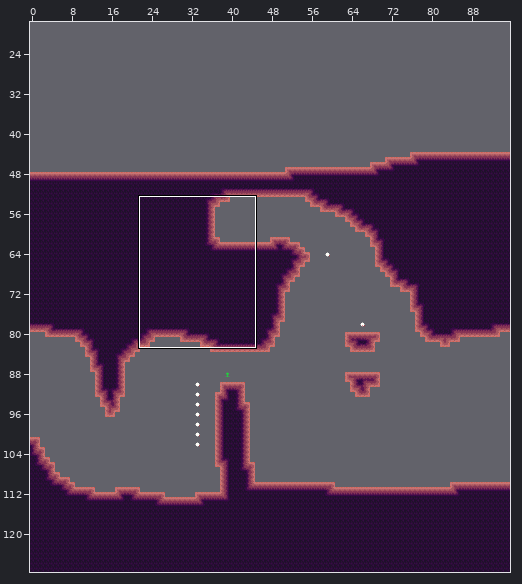
One commit to this Tiled map: mapping_tools/tilemaps/dirt2.tmx. The first picture is a wide view before the edit; the outline marks the close-up.
Close-up. Earlier state:
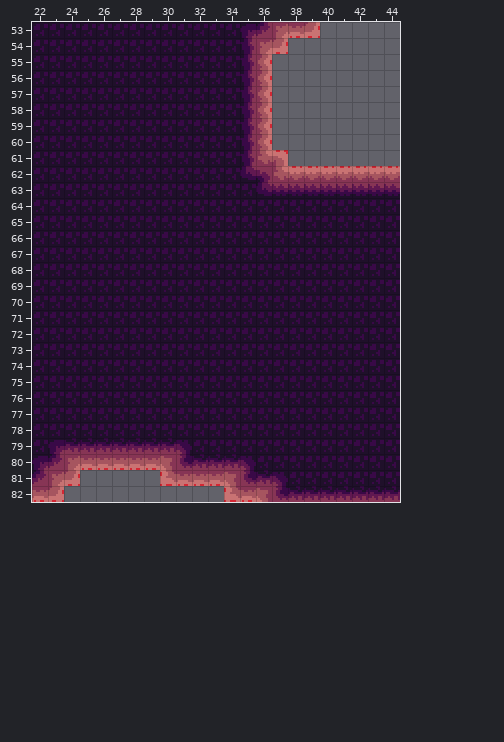
Cells are 8x8 px. Shown: x 22..44, y 53..82. The commit also changed other parts of the map, which this record leaves out.
The same view after the edit:
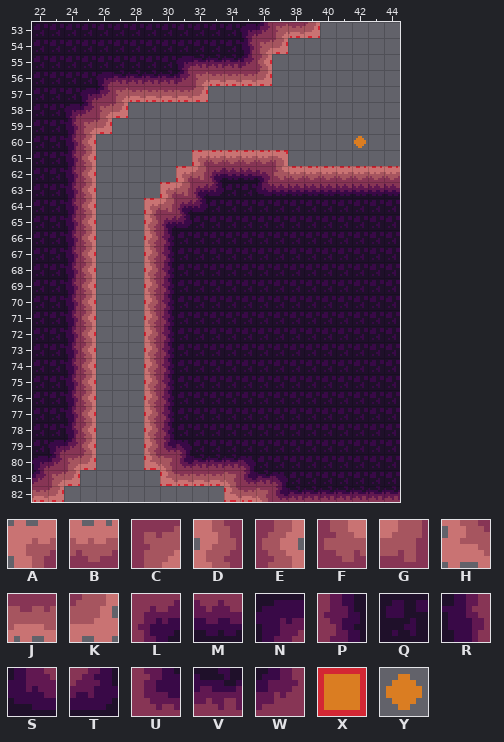
Key: from "dirt": A 0, B 1, C 3, D 13, E 15, F 16, G 17, H 26, J 27, K 28, L 49, M 50, N 60, P 62, Q 63, R 64, S 73, T 74, U 75, V 76, W 77; from "tools": X 1 "ground", Y 13.
_ is an empty cell, # one hidden under a higher layer.
The exact change:
Layer "entity":
y 60: x 42 _ -> Y
Layer "draft":
y 57: x 33..36 ###X -> ____
y 58: x 28..36 ########X -> _________
y 59: x 27..36 #########X -> __________
y 60: x 26..36 ##########X -> ___________
y 61: x 26..31 ###### -> ______
y 62: x 26..30 ##### -> _____
y 63: x 26..29 #### -> ____
y 64..79: x 26..28 ### -> ___
y 80: x 26..28 XXX -> ___
Layer "map":
y 55: x 31..35 QQQQR -> NVVVW
y 56: x 26..36 QQQQQQQQQRE -> NVVVVWCJJJK
y 57: x 25..36 QQQQQQQQQQRE -> NWCJJJJK____
y 58: x 24..36 QQQQQQQQQQQRE -> NWCK_________
y 59: x 24..36 QQQQQQQQQQQRE -> RCK__________
y 60: x 24..36 QQQQQQQQQQQRE -> RE___________
y 61: x 24..36 QQQQQQQQQQQRF -> RE______ABBBB
y 62: x 24..35 QQQQQQQQQQQS -> RE_____AGLMM
y 63: x 24..33 QQQQQQQQQQ -> RE____AGLT
y 64: x 24..32 QQQQQQQQQ -> RE___AGLT
y 65: x 24..31 QQQQQQQQ -> RE___DLT
y 66..78: x 24..30 QQQQQQQ -> RE___DP
y 79: x 24..30 VVVVVVV -> WE___DU
y 80: x 25..29 JJJJJ -> K___H
